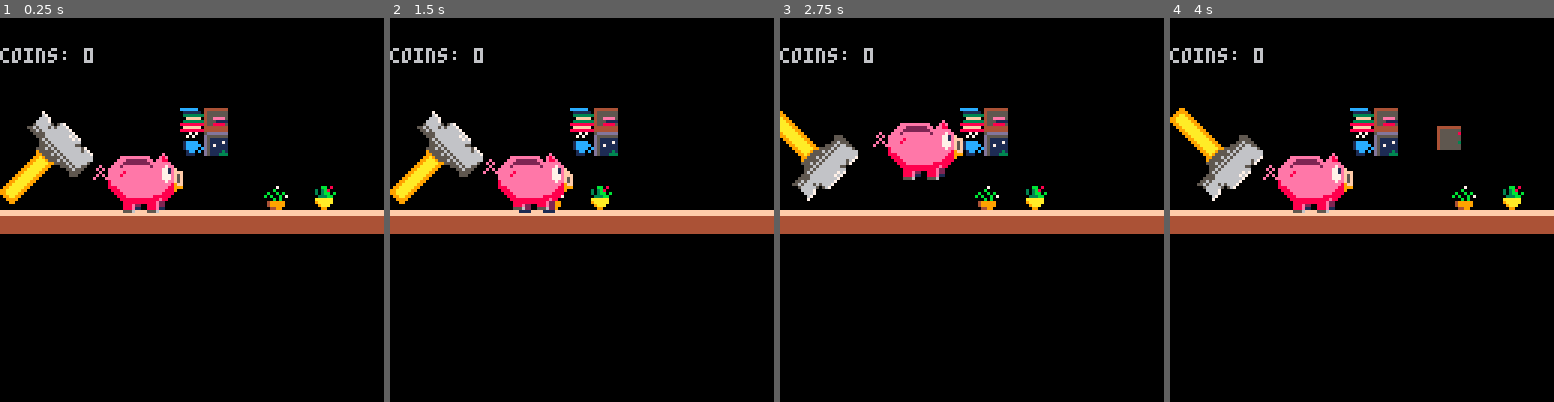
Above: before the commit, frames 1-4 (left to right).
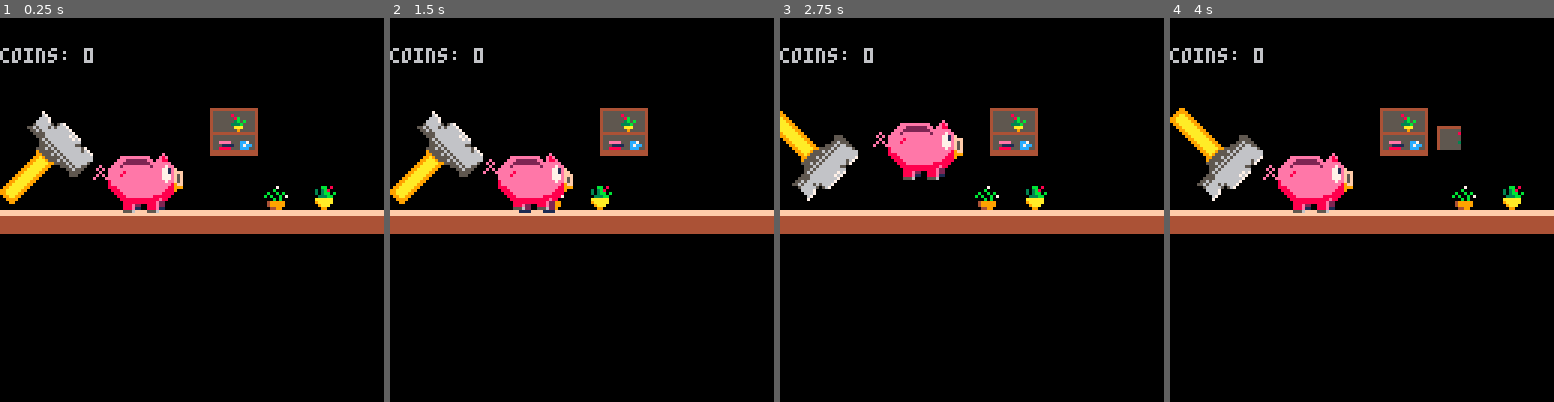
Above: after the commit, the same moments.

Repository: Houzvicka/ld44
Game: PICO-8 cartridge piggy.p8
The game is run twice, just before and just after one commit, with the same random seed, the same clock (stepped at 60 frames per second) and the same inputs.
Inputs:
- Up to frame 1 (0.25 s): no input
- Up to frame 2 (1.5 s): no input
- Up to frame 3 (2.75 s): hold Right 1.6-2.1 s; hold Up 2.15-2.42 s; hold Right from 2.47 s (still down)
- Up to frame 4 (4 s): release Right at 3.03 s; hold Left 3.08-3.58 s

The runs differ from the first frame. In frame 1, 2.1% of the frame differs, in the area x 46-68%, y 23-36%; in frame 2, 2.1%; in frame 3, 2.1%; in frame 4, 2.1%.

Commit message:
background stuff;

Diff:
--- a/piggy.p8
+++ b/piggy.p8
@@ -263,7 +263,7 @@
 items = {}
 
 function put_items()
-	item = put_item(16)
+	item = put_item(1)
 	add(items,item)
 end
 
@@ -275,7 +275,7 @@
 
 function put_item(index)
 	local item = {}
-	item.x = 60
+	item.x = 70
 	item.y = 30
 	item.sprite = index
 	return item
